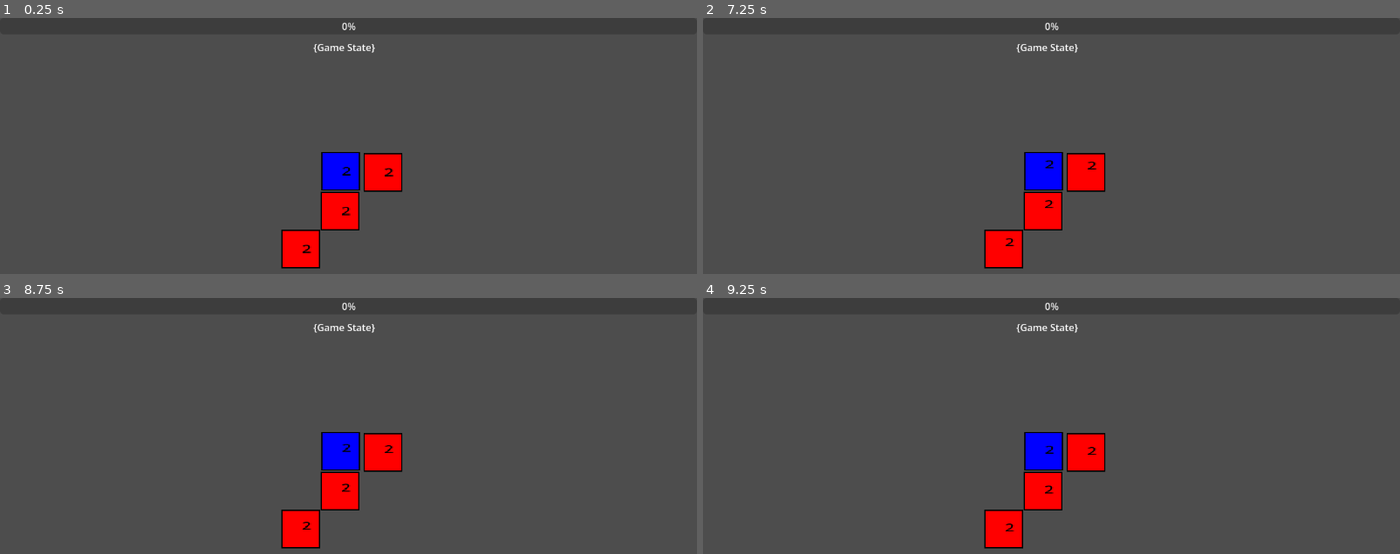
Above: before the commit, frames 1-4 (two rows, left to right).
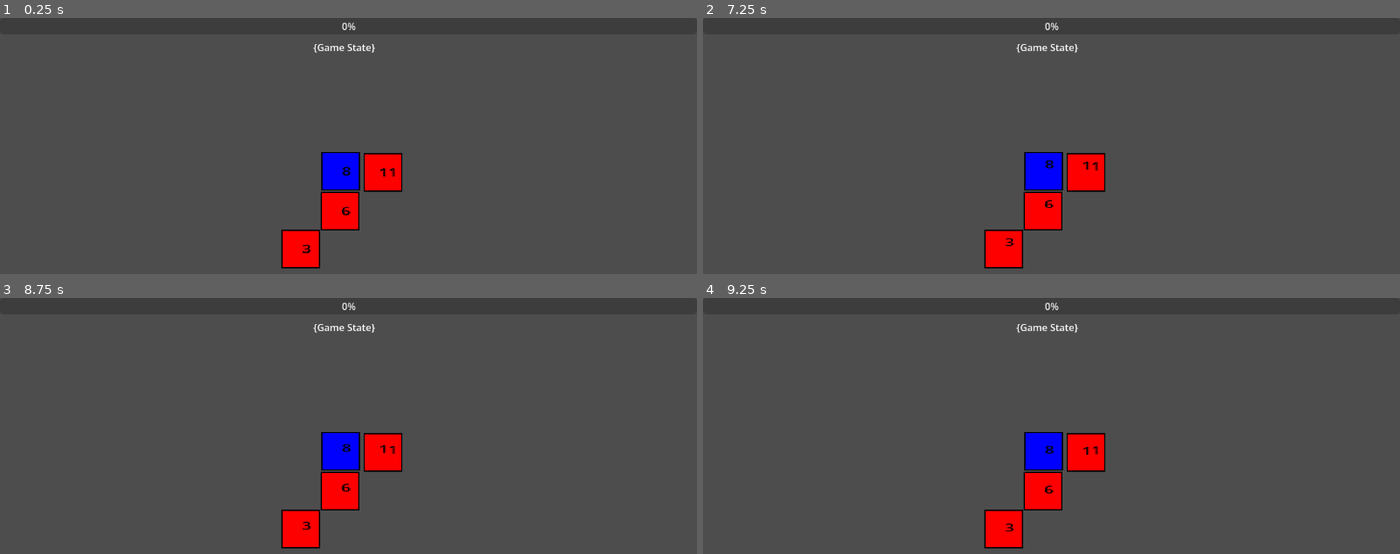
Above: after the commit, the same moments.

Repository: X4vierWhes/War-Multiplayer
Game: Godot game, scene res://src/core/game_manager.tscn
The game is run twice, just before and just after one commit, with the same random seed, the same clock (stepped at 60 frames per second) and the same inputs.
Inputs (mouse positions are in pixels of both pictures, inside the frame that each line leads up to):
- Up to frame 1 (0.25 s): no input
- Up to frame 2 (7.25 s): click (1037, 207) at 0.52 s; click (1037, 207) at 1.27 s; click (1037, 207) at 2.02 s; tap Enter at 2.75, 4.25, 5.75 s; move the mouse to (1204, 194) at 2.77 s; tap Space at 3.5, 5, 6.5 s; move the mouse to (912, 233) at 3.52 s; move the mouse to (1121, 128) at 4.27 s; move the mouse to (outside the picture) at 5.02 s; move the mouse to (1260, 271) at 5.77 s; move the mouse to (842, 153) at 6.52 s
- Up to frame 3 (8.75 s): move the mouse to (383, 492) at 7.27 s; move the mouse to (243, 395) at 8.02 s
- Up to frame 4 (9.25 s): move the mouse to (1204, 474) at 8.77 s

The runs differ from the first frame. In frame 1, 0.1% of the frame differs, in the area x 43-57%, y 58-93%; in frame 2, 0.1%; in frame 3, 0.1%; in frame 4, 0.1%.
Error before the commit: Invalid access to property or key 'name' on a base object of type 'Nil'. (res://src/core/game_manager.gd:42)
Error after the commit: Invalid access to property or key 'name' on a base object of type 'Nil'. (res://src/core/game_manager.gd:44)

Commit message:
wip: Integration move troops ui with gameplay

Diff:
--- a/war-multiplayer/src/core/game_manager.gd
+++ b/war-multiplayer/src/core/game_manager.gd
@@ -19,7 +19,7 @@
 @warning_ignore("unused_signal") signal await_ui
 
 func _ready() -> void:
-
+	ui_manager.connect_signals(self)
 	map_manager.spawn_map(self, players)
 
 func give_card() -> void:
@@ -27,7 +27,9 @@
 	players[current_player].add_card(cardStack.pop_front())
 
 func show_ui() -> void:
-	pass
+	match(turn_manager.get_actual_state()):
+		TurnManager.Turn.MOBILIZE:
+			ui_manager.show_move_troops_ui()
 
 func change_game_state(new_state: GameState) -> void:
 	actual_state = new_state
@@ -43,5 +45,5 @@
 	action_territory = action
 
 func set_target(target: Territory) -> void:
-	print("GM Action_Territory:", target.name)
+	print("GM Target_Territory:", target.name)
 	target_territory = target
--- a/war-multiplayer/src/core/game_manager.tscn
+++ b/war-multiplayer/src/core/game_manager.tscn
@@ -9,10 +9,11 @@
 [ext_resource type="PackedScene" uid="uid://boycooe6y6f8v" path="res://src/ui/MoveTroops/MoveTroopsInterface.tscn" id="5_7y20v"]
 [ext_resource type="PackedScene" uid="uid://bqsqpooeajfwl" path="res://src/ui/DeclareAttack/DeclareAttackInterface.tscn" id="6_ebxag"]
 
-[node name="game_manager" type="Node2D" unique_id=525332365 node_paths=PackedStringArray("map_manager", "ui_manager")]
+[node name="game_manager" type="Node2D" unique_id=525332365 node_paths=PackedStringArray("map_manager", "ui_manager", "turn_manager")]
 script = ExtResource("1_fx5eh")
 map_manager = NodePath("map_manager")
 ui_manager = NodePath("CanvasLayer/ui_manager")
+turn_manager = NodePath("turn_manager")
 players_colors = Array[Color]([Color(1, 0, 0, 1), Color(0, 0, 1, 1)])
 
 [node name="map_manager" type="Node2D" parent="." unique_id=892306766]
@@ -25,7 +26,7 @@
 [node name="CanvasLayer" type="CanvasLayer" parent="." unique_id=481796899]
 layer = -1
 
-[node name="ui_manager" type="Control" parent="CanvasLayer" unique_id=1176088927]
+[node name="ui_manager" type="Control" parent="CanvasLayer" unique_id=1176088927 node_paths=PackedStringArray("add_troops", "move_troops", "declare_attack")]
 z_index = -1
 layout_mode = 3
 anchors_preset = 15
@@ -34,6 +35,9 @@
 grow_horizontal = 2
 grow_vertical = 2
 script = ExtResource("2_gm6uy")
+add_troops = NodePath("AddTroopsInterface")
+move_troops = NodePath("MoveTroopsInterface")
+declare_attack = NodePath("DeclareAttackInterface")
 
 [node name="turn_progress_bar" type="ProgressBar" parent="CanvasLayer/ui_manager" unique_id=2097521349]
 layout_mode = 1
--- a/war-multiplayer/src/core/map/region/south_america.tscn
+++ b/war-multiplayer/src/core/map/region/south_america.tscn
@@ -9,13 +9,21 @@
 
 [node name="obj_brasil" parent="." unique_id=1498767408 instance=ExtResource("2_ps0kk")]
 position = Vector2(530, 288)
+territory_name = null
+army_number = 5
 
 [node name="obj_argentina" parent="." unique_id=245403461 instance=ExtResource("2_ps0kk")]
 position = Vector2(465, 351)
+territory_name = null
+army_number = 2
 
 [node name="obj_suriname" parent="." unique_id=124121561 instance=ExtResource("2_ps0kk")]
 position = Vector2(531, 222)
 color = Color(0, 0, 1, 1)
+territory_name = null
+army_number = 7
 
 [node name="obj_guiana" parent="." unique_id=1531504633 instance=ExtResource("2_ps0kk")]
 position = Vector2(601, 224)
+territory_name = null
+army_number = 10
--- a/war-multiplayer/src/core/map/territory/territory.gd
+++ b/war-multiplayer/src/core/map/territory/territory.gd
@@ -9,7 +9,10 @@
 @export var color: Color = Color.WHITE
 @export var connected_regions: Array[Territory] = []
 @export var territory_name: String
-@export var army_number: int = 1
+@export var army_number: int = 0:
+	set(i):
+		if i <= 1: return
+		army_number = i
 
 var player_in_domain: Player = null
 var gm: GameManager = null
@@ -23,7 +26,7 @@
 		texture.material = texture.material.duplicate()
 	button.global_position = texture.global_position
 	_change_color(color)
-	_change_army_count(army_number)
+	_change_army_count(1)
 
 func _attack(territory_to_attack: Territory) -> void:
 	pass
--- a/war-multiplayer/src/ui/MoveTroops/MoveTroopsInterface.tscn
+++ b/war-multiplayer/src/ui/MoveTroops/MoveTroopsInterface.tscn
@@ -49,7 +49,7 @@
 [node name="quantidade" type="Label" parent="HBoxContainer" unique_id=1267592632]
 unique_name_in_owner = true
 layout_mode = 2
-text = "99"
+text = "1"
 
 [node name="BotaoAdicionar" type="Button" parent="HBoxContainer" unique_id=1877888823]
 unique_name_in_owner = true
--- a/war-multiplayer/src/ui/MoveTroops/move_troops_interface.gd
+++ b/war-multiplayer/src/ui/MoveTroops/move_troops_interface.gd
@@ -1,8 +1,8 @@
 extends Control
 class_name MoveTroops
 
-signal confirmar_acao(quant: int)
-signal cancelar_acao
+@warning_ignore("unused_signal") signal confirmar_acao(quant: int)
+@warning_ignore("unused_signal") signal cancelar_acao
 
 @onready var cancelar: Button = %cancelar
 @onready var texto: Label = %texto
@@ -15,7 +15,7 @@
 var territorio_origem: Territory
 var territorio_destino: Territory
 
-var contador:int = 0:
+var contador:int = 1:
 	set(i):
 		contador = i
 		if quantidade:
@@ -24,17 +24,23 @@
 func _ready() -> void:
 	botao_adicionar.pressed.connect(_incrementar_contador)
 	botao_remover.pressed.connect(_decrementar_contador)
-	cancelar.pressed.connect(cancelar_acao.emit)
-	concluir.pressed.connect(confirmar_acao.emit.bind(contador))
+	cancelar.pressed.connect(_cancelar)
+	concluir.pressed.connect(_concluir)
 
 func _incrementar_contador() -> void:
-	if contador == territorio_origem.territorio.quant: return
+	if contador == territorio_origem.army_number: return
 	contador += 1
-	territorio_origem.army_number -= 1
-	territorio_destino.army_number += 1
+	territorio_origem._change_army_count(-1)
+	territorio_destino._change_army_count(1)
 
 func _decrementar_contador() -> void:
 	if contador == 1: return
 	contador -= 1
-	territorio_origem.army_number += 1
-	territorio_destino.army_number -= 1
+	territorio_origem._change_army_count(1)
+	territorio_destino._change_army_count(-1)
+
+func _concluir() -> void:
+	pass
+
+func _cancelar() -> void:
+	pass
--- a/war-multiplayer/src/ui/ui_manager.gd
+++ b/war-multiplayer/src/ui/ui_manager.gd
@@ -1,5 +1,9 @@
 extends Control
 class_name UiManager
+
+@export var add_troops: AddTroops
+@export var move_troops: MoveTroops
+@export var declare_attack: DeclareAttack
 
 @warning_ignore("unused_signal") signal ui_await
 var game_manager: GameManager = null
@@ -7,7 +11,18 @@
 func connect_signals(gm: GameManager) -> void:
 	game_manager = gm
 
-func show_ui(state: GameManager.GameState) -> void:
-	match(state):
-		GameManager.GameState.MOBILIZING:
-			return
+func show_move_troops_ui() -> void:
+	move_troops.territorio_origem = game_manager.action_territory
+	move_troops.territorio_destino = game_manager.target_territory
+	move_troops.show()
+
+func show_add_troops_ui() -> void:
+	pass
+
+func show_declare_attack_ui() -> void:
+	pass
+
+func hide_ui() -> void:
+	for i in get_children():
+		if i is Control:
+			i.hide()
